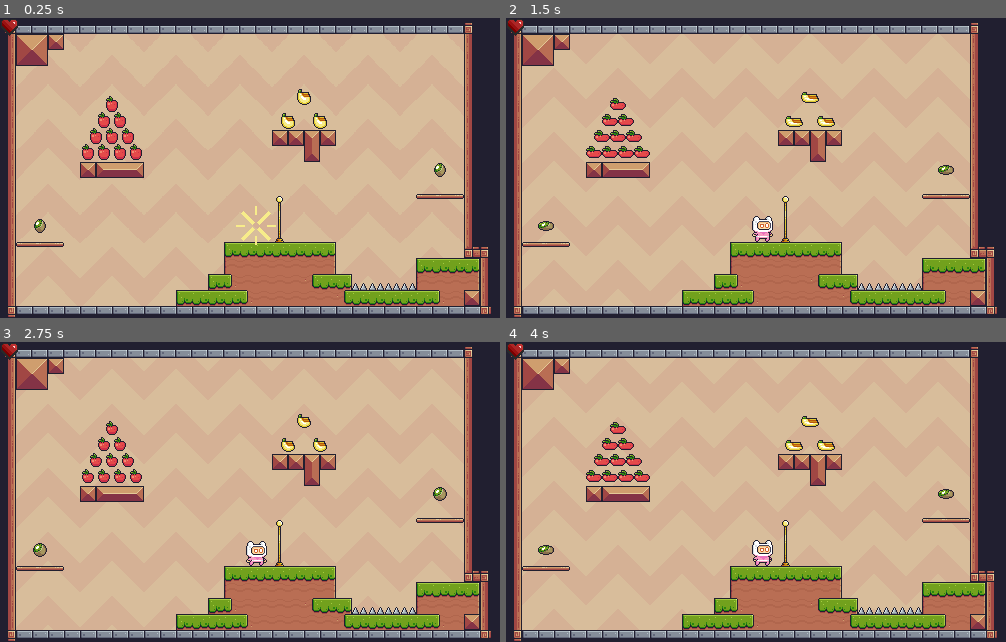
Above: before the commit, frames 1-4 (two rows, left to right).
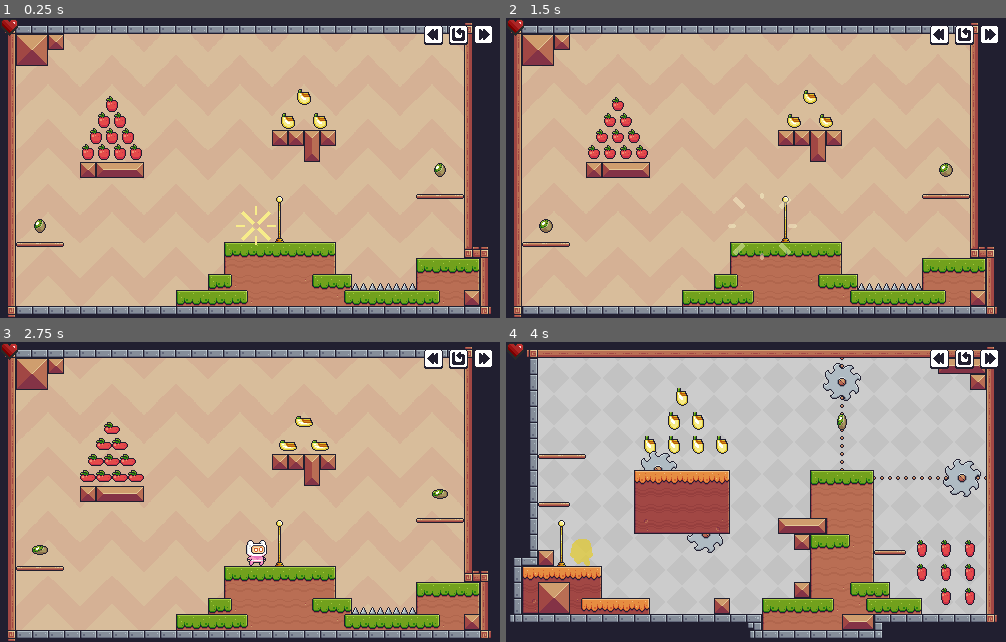
Above: after the commit, the same moments.

Repository: Javi-CD/godot4-platformer2D
Game: Godot game, scene res://src/scenes/game/game.tscn
The game is run twice, just before and just after one commit, with the same random seed, the same clock (stepped at 60 frames per second) and the same inputs.
Inputs (mouse positions are in pixels of both pictures, inside the frame that each line leads up to):
- Up to frame 1 (0.25 s): no input
- Up to frame 2 (1.5 s): click (941, 42) at 0.52 s; click (966, 42) at 1.27 s
- Up to frame 3 (2.75 s): click (460, 366) at 2.02 s
- Up to frame 4 (4 s): click (966, 366) at 2.77 s; click (991, 366) at 3.52 s

The runs differ from the first frame. In frame 1, 0.6% of the frame differs, in the area x 84-99%, y 2-9%; in frame 2, 2.2%; in frame 3, 1.8%; in frame 4, 88%, in the area x 0-99%, y 1-100%.

Commit message:
feat(ui): add HUD level navigation buttons and level switching logic

Diff:
--- a/src/scenes/exit_flag/exit_flag.tscn
+++ b/src/scenes/exit_flag/exit_flag.tscn
@@ -341,7 +341,7 @@
 }]
 
 [sub_resource type="RectangleShape2D" id="RectangleShape2D_01i8w"]
-size = Vector2(34, 48)
+size = Vector2(26, 42)
 
 [node name="ExitFlag" type="Area2D" unique_id=1798764526]
 collision_layer = 16
@@ -350,10 +350,10 @@
 
 [node name="AnimatedSprite2D" type="AnimatedSprite2D" parent="." unique_id=360284270]
 sprite_frames = SubResource("SpriteFrames_nmp4d")
-animation = &"idle"
+animation = &"winner"
 
 [node name="CollisionShape2D" type="CollisionShape2D" parent="." unique_id=222816679]
-position = Vector2(-3, 8)
+position = Vector2(0, 11)
 shape = SubResource("RectangleShape2D_01i8w")
 
 [connection signal="animation_finished" from="AnimatedSprite2D" to="." method="_on_animated_sprite_2d_animation_finished"]
--- a/src/scenes/game/game.gd
+++ b/src/scenes/game/game.gd
@@ -3,6 +3,7 @@
 
 
 @export_file("*.tscn") var first_level_path: String
+@export var level_sequence: Array[PackedScene] = []
 
 
 @onready var level_container: Node = $LevelContainer
@@ -10,16 +11,38 @@
 
 
 var _current_level: Node2D = null
+var _current_level_path: String = ""
+var _previous_level_path: String = ""
+var _current_level_index: int = -1
 
 
 func _ready() -> void:
+	_connect_hud_signals()
 	load_level(first_level_path)
+
+
+func _connect_hud_signals() -> void:
+	if hud == null:
+		return
+
+	if hud.has_signal("previous_level_requested"):
+		hud.previous_level_requested.connect(_on_previous_level_requested)
+	if hud.has_signal("restart_level_requested"):
+		hud.restart_level_requested.connect(_on_restart_level_requested)
+	if hud.has_signal("next_level_requested"):
+		hud.next_level_requested.connect(_on_next_level_requested)
 
 
 func load_level(level_path: String) -> void:
 	if level_path.is_empty():
 		push_warning("load_level recibió una ruta vacía.")
 		return
+
+	if _current_level_path != level_path:
+		_previous_level_path = _current_level_path
+
+	_current_level_path = level_path
+	_update_current_level_index()
 
 	if _current_level != null:
 		_current_level.queue_free()
@@ -43,6 +66,14 @@
 
 	_assign_level_player_to_hud()
 	_start_player_level_spawn()
+
+
+func _update_current_level_index() -> void:
+	_current_level_index = -1
+	for i in range(level_sequence.size()):
+		if level_sequence[i] != null and level_sequence[i].resource_path == _current_level_path:
+			_current_level_index = i
+			break
 
 
 func _assign_level_player_to_hud() -> void:
@@ -77,3 +108,32 @@
 
 func _on_level_completed(next_level_path: String) -> void:
 	load_level(next_level_path)
+
+
+func _on_restart_level_requested() -> void:
+	if not _current_level_path.is_empty():
+		load_level(_current_level_path)
+
+
+func _on_previous_level_requested() -> void:
+	if _current_level_index > 0 and _current_level_index < level_sequence.size():
+		var prev_scene := level_sequence[_current_level_index - 1]
+		if prev_scene != null:
+			load_level(prev_scene.resource_path)
+			return
+
+	if not _previous_level_path.is_empty():
+		load_level(_previous_level_path)
+
+
+func _on_next_level_requested() -> void:
+	if _current_level_index >= 0 and _current_level_index < level_sequence.size() - 1:
+		var next_scene := level_sequence[_current_level_index + 1]
+		if next_scene != null:
+			load_level(next_scene.resource_path)
+			return
+
+	if _current_level != null and "next_level_path" in _current_level:
+		var next_path: String = _current_level.next_level_path
+		if not next_path.is_empty():
+			load_level(next_path)
--- a/src/scenes/hud/hud.gd
+++ b/src/scenes/hud/hud.gd
@@ -2,10 +2,27 @@
 extends CanvasLayer
 
 
+signal previous_level_requested
+signal restart_level_requested
+signal next_level_requested
+
+
 @onready var heart_display: AnimatedSprite2D = $HeartDisplay
+@onready var previous_button: TextureButton = get_node_or_null("NavigationContainer/HBoxContainer/PreviousButton")
+@onready var restart_button: TextureButton = get_node_or_null("NavigationContainer/HBoxContainer/RestartButton")
+@onready var next_button: TextureButton = get_node_or_null("NavigationContainer/HBoxContainer/NextButton")
 
 
 var _player: Node = null
+
+
+func _ready() -> void:
+	if previous_button != null:
+		previous_button.pressed.connect(func(): emit_signal("previous_level_requested"))
+	if restart_button != null:
+		restart_button.pressed.connect(func(): emit_signal("restart_level_requested"))
+	if next_button != null:
+		next_button.pressed.connect(func(): emit_signal("next_level_requested"))
 
 
 func set_player(player: Node) -> void:
--- a/src/scenes/hud/hud.tscn
+++ b/src/scenes/hud/hud.tscn
@@ -2,6 +2,9 @@
 
 [ext_resource type="SpriteFrames" uid="uid://cq5kr1fm7xdn2" path="res://src/frames/hearts/hearts.tres" id="1_drnvm"]
 [ext_resource type="Script" uid="uid://dnue4rqo28ba4" path="res://src/scenes/hud/hud.gd" id="1_so2yk"]
+[ext_resource type="Texture2D" uid="uid://dkamjnq7tnktw" path="res://assets/Menu/Buttons/Previous.png" id="3_i7kav"]
+[ext_resource type="Texture2D" uid="uid://cefwbbb731ctf" path="res://assets/Menu/Buttons/Restart.png" id="4_m1ddw"]
+[ext_resource type="Texture2D" uid="uid://bt5iuvt8vkvwb" path="res://assets/Menu/Buttons/Next.png" id="5_sdd5v"]
 
 [node name="HUD" type="CanvasLayer" unique_id=514685715]
 script = ExtResource("1_so2yk")
@@ -11,3 +14,31 @@
 position = Vector2(10, 10)
 sprite_frames = ExtResource("1_drnvm")
 animation = &"state_0"
+
+[node name="NavigationContainer" type="MarginContainer" parent="." unique_id=1980603083]
+anchors_preset = 1
+anchor_left = 1.0
+anchor_right = 1.0
+offset_left = -40.0
+offset_bottom = 40.0
+grow_horizontal = 0
+theme_override_constants/margin_top = 6
+theme_override_constants/margin_right = 6
+
+[node name="HBoxContainer" type="HBoxContainer" parent="NavigationContainer" unique_id=1537355225]
+layout_mode = 2
+
+[node name="PreviousButton" type="TextureButton" parent="NavigationContainer/HBoxContainer" unique_id=71938230]
+layout_mode = 2
+focus_mode = 0
+texture_normal = ExtResource("3_i7kav")
+
+[node name="RestartButton" type="TextureButton" parent="NavigationContainer/HBoxContainer" unique_id=1541482159]
+layout_mode = 2
+focus_mode = 0
+texture_normal = ExtResource("4_m1ddw")
+
+[node name="NextButton" type="TextureButton" parent="NavigationContainer/HBoxContainer" unique_id=528759033]
+layout_mode = 2
+focus_mode = 0
+texture_normal = ExtResource("5_sdd5v")
